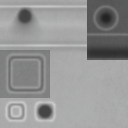
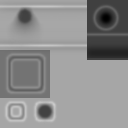
The second 128x128 image is a revision of the first. Changes to its layers:
"Nozzle Hole": opacity 60% → 100% over left=95, top=6, right=118, bottom=30
"Body Bend": opacity 100% → 10% over left=0, top=16, right=87, bottom=33
hid "Wear" over left=0, top=0, right=128, bottom=128
